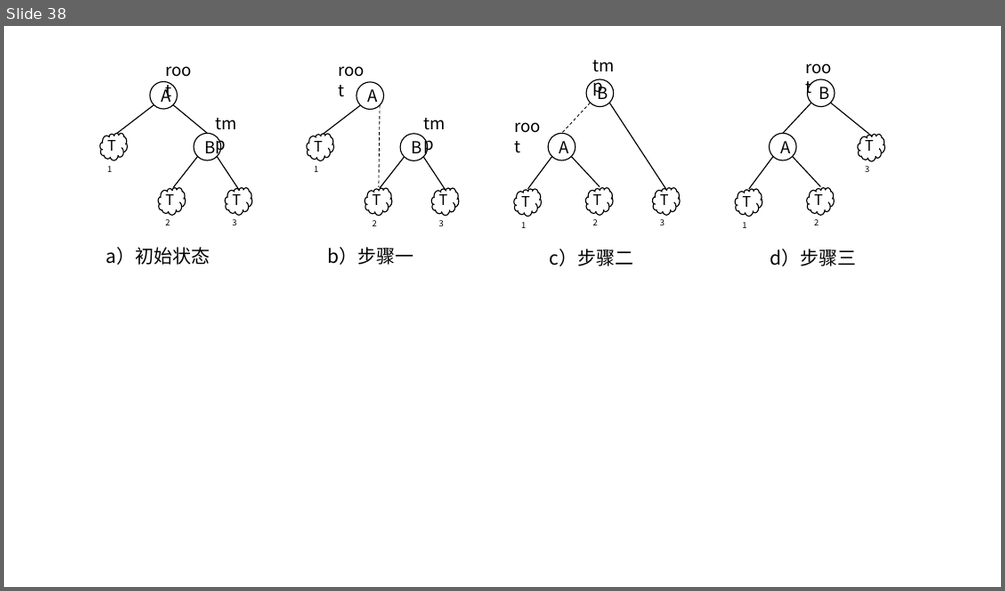
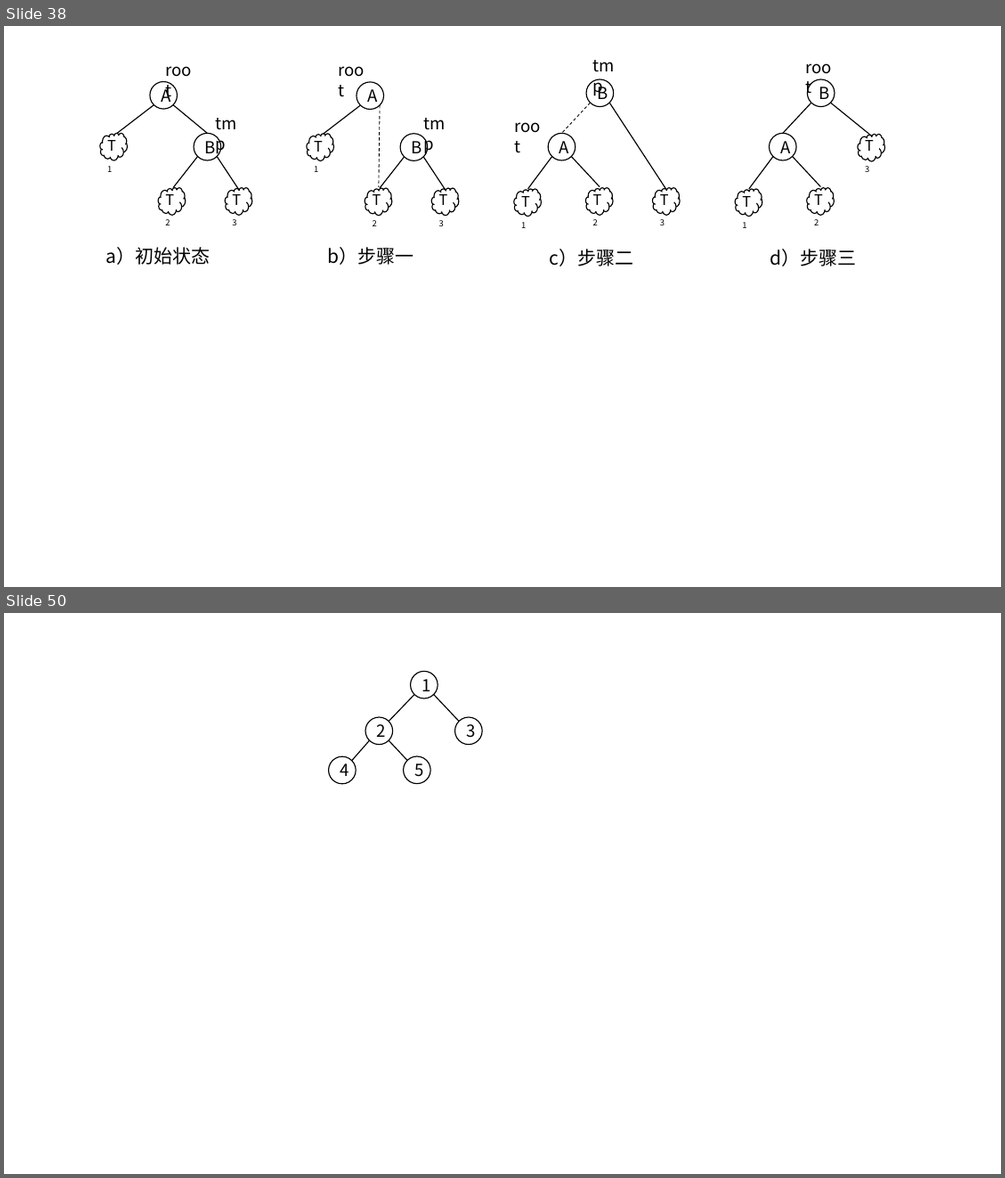
Before and after one commit to CoreLoop163/CoreLoopBooks, a slide deck: data_structure/assets/pics_and_ppts/ch4/画图用.pptx. Shown one above the other, each under a label of ours: slide 38 before the commit, slides 38 and 50 after it; the slides between them are not shown. The pictures are 1005x591 and 1005x1178 pixels, drawn with LibreOffice and Linux fonts; fonts in the diff are those of the drawing. Boxes give left, top, right and bottom in pixels: in the first picture for what was removed or moved away, otherwise in the second. Text is boxed around its words. In the diff, an @@ line names an element or a change of style, - is before the commit and + after.

```diff
--- a/data_structure/assets/pics_and_ppts/ch4/画图用.pptx
+++ b/data_structure/assets/pics_and_ppts/ch4/画图用.pptx
@@ slide 50 added at <box>4,613,1001,1174</box>, background #FFFFFF @@
@@ ellipse added at <box>411,672,437,698</box>, fill #FFFFFF, outline #000000 1 pt, 16 pt, text #000000 @@
+1
@@ ellipse added at <box>365,717,392,744</box>, fill #FFFFFF, outline #000000 1 pt, 16 pt, text #000000 @@
+2
@@ line added from (414, 695) to (389, 722), #000000 1 pt @@
@@ line added from (434, 695) to (459, 722), #000000 1 pt @@
@@ ellipse added at <box>455,717,482,744</box>, fill #FFFFFF, outline #000000 1 pt, 16 pt, text #000000 @@
+3
@@ line added from (352, 761) to (370, 740), #000000 1 pt @@
@@ line added from (407, 761) to (389, 740), #000000 1 pt @@
@@ ellipse added at <box>329,756,356,784</box>, fill #FFFFFF, outline #000000 1 pt, 16 pt, text #000000 @@
+4
@@ ellipse added at <box>404,756,430,784</box>, fill #FFFFFF, outline #000000 1 pt, 16 pt, text #000000 @@
+5
```
Also in this commit, not shown: 4 slides changed, 11 other slides added, 54 other files.
